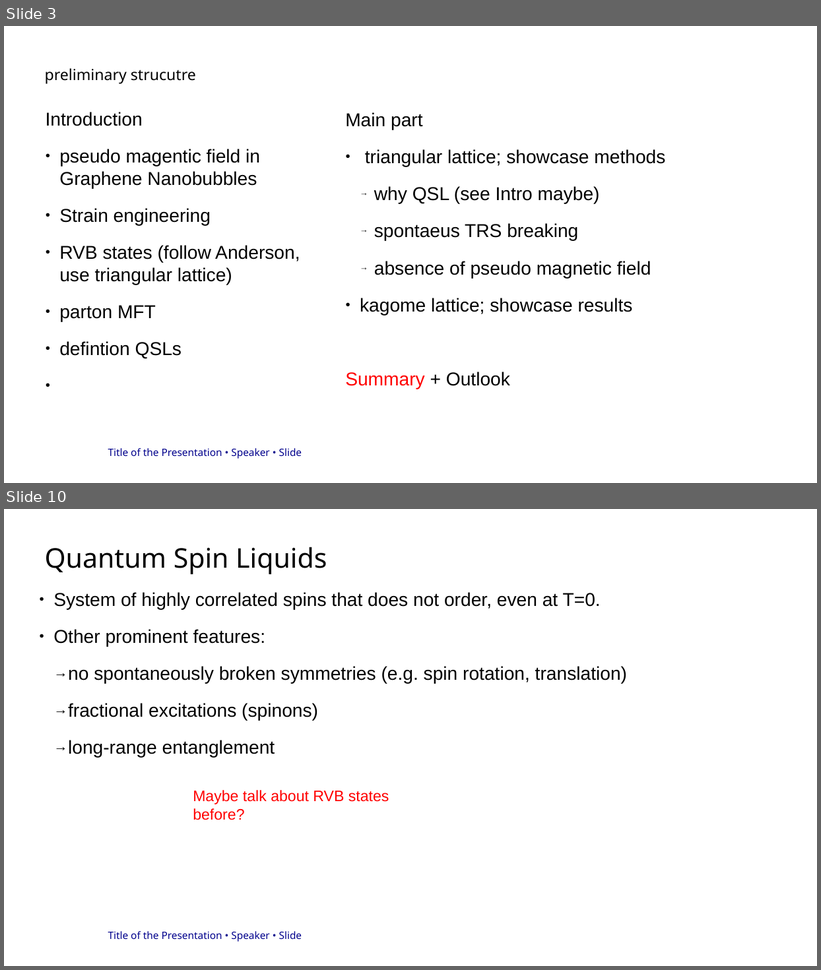
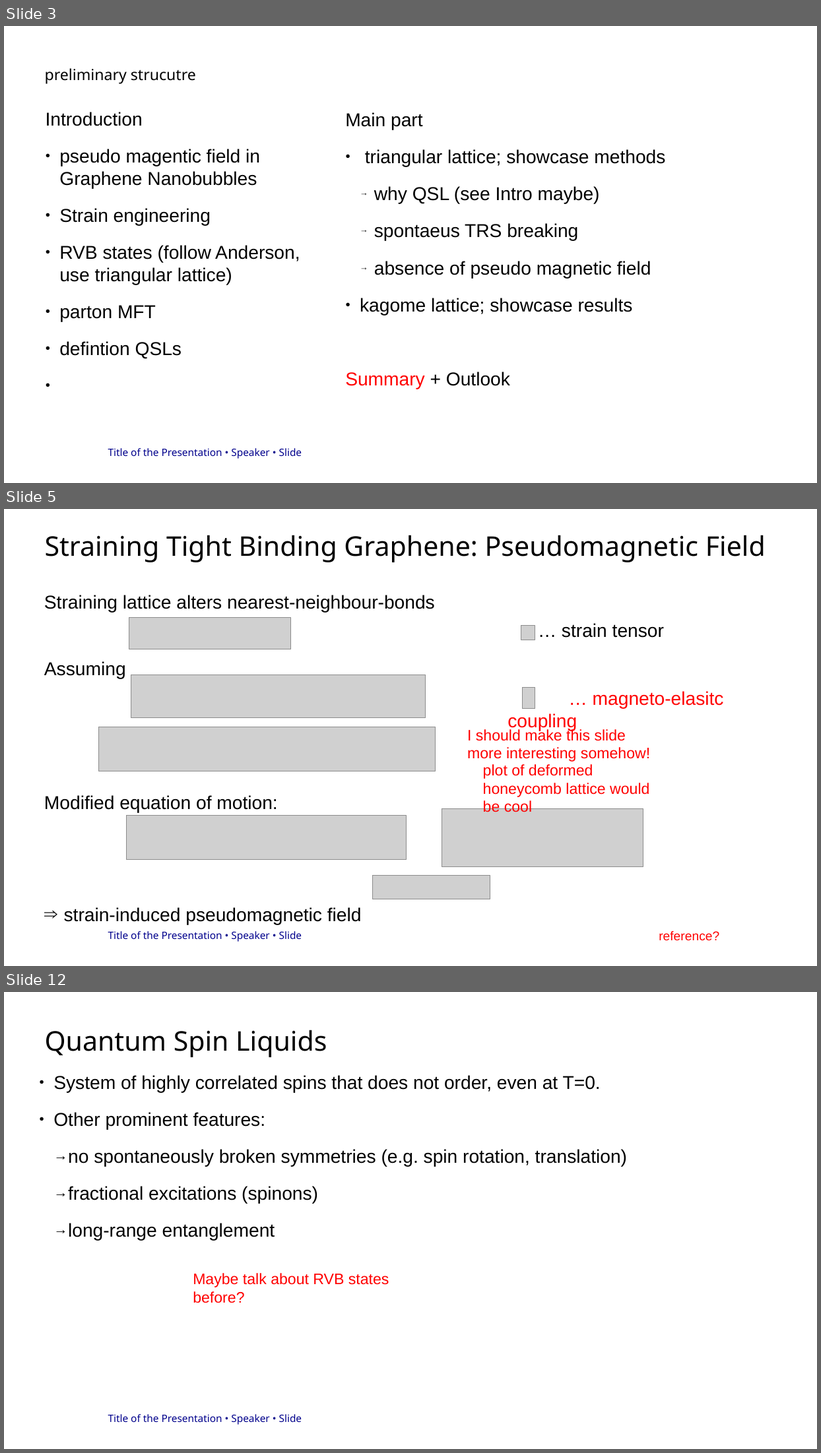
Before and after one commit to ElSickleRick/MP_wiki, a slide deck: WARB_presentation/präsi.odp. Shown one above the other, each under a label of ours: slides 3 and 10 before the commit, slides 3, 5 and 12 after it; the slides between them are not shown. The pictures are 821x970 and 821x1453 pixels, drawn with LibreOffice and Linux fonts; fonts in the diff are those of the drawing; grey boxes stand for pictures; background and template pictures are left out. Boxes give left, top, right and bottom in pixels: in the first picture for what was removed or moved away, otherwise in the second. Text is boxed around its words. In the diff, an @@ line names an element or a change of style, - is before the commit and + after.

```diff
--- a/WARB_presentation/präsi.odp
+++ b/WARB_presentation/präsi.odp
@@ slide 5 added at [4, 509, 817, 966], background #FFFFFF; not listed: 1 template element that a slide beside it also shows @@
@@ title added at [45, 535, 766, 562], 32 pt, text #000000 @@
+Straining Tight Binding Graphene: Pseudomagnetic Field
@@ text added at [44, 595, 435, 925], 22 pt, text #000000 @@
+Straining lattice alters nearest-neighbour-bonds
+Assuming
+Modified equation of motion:
+⇒ strain-induced pseudomagnetic field
@@ picture added at [129, 618, 291, 650] @@
@@ picture added at [521, 626, 535, 640] @@
@@ text added at [562, 623, 664, 638], 22 pt, text #000000 @@
+… strain tensor
@@ picture added at [131, 675, 426, 718] @@
@@ text added at [508, 691, 724, 731], 22 pt, text #FF0000 @@
+… magneto-elasitc coupling
@@ picture added at [523, 688, 535, 709] @@
@@ picture added at [99, 727, 436, 772] @@
@@ text added at [467, 728, 650, 762], 18 pt, text #FF0000 @@
+I should make this slide more interesting somehow!
@@ text added at [483, 764, 649, 816], 18 pt, text #FF0000 @@
+plot of deformed honeycomb lattice would be cool
@@ picture added at [127, 816, 407, 860] @@
@@ picture added at [442, 809, 644, 867] @@
@@ picture added at [372, 876, 490, 900] @@
@@ text added at [659, 931, 719, 941], 15 pt, text #FF0000 @@
+reference?
@@ what was slide 10 is now slide 12 @@
```
Also in this commit, not shown: 5 slides changed, 2 other slides added, 1 slide removed, 2 other files.
